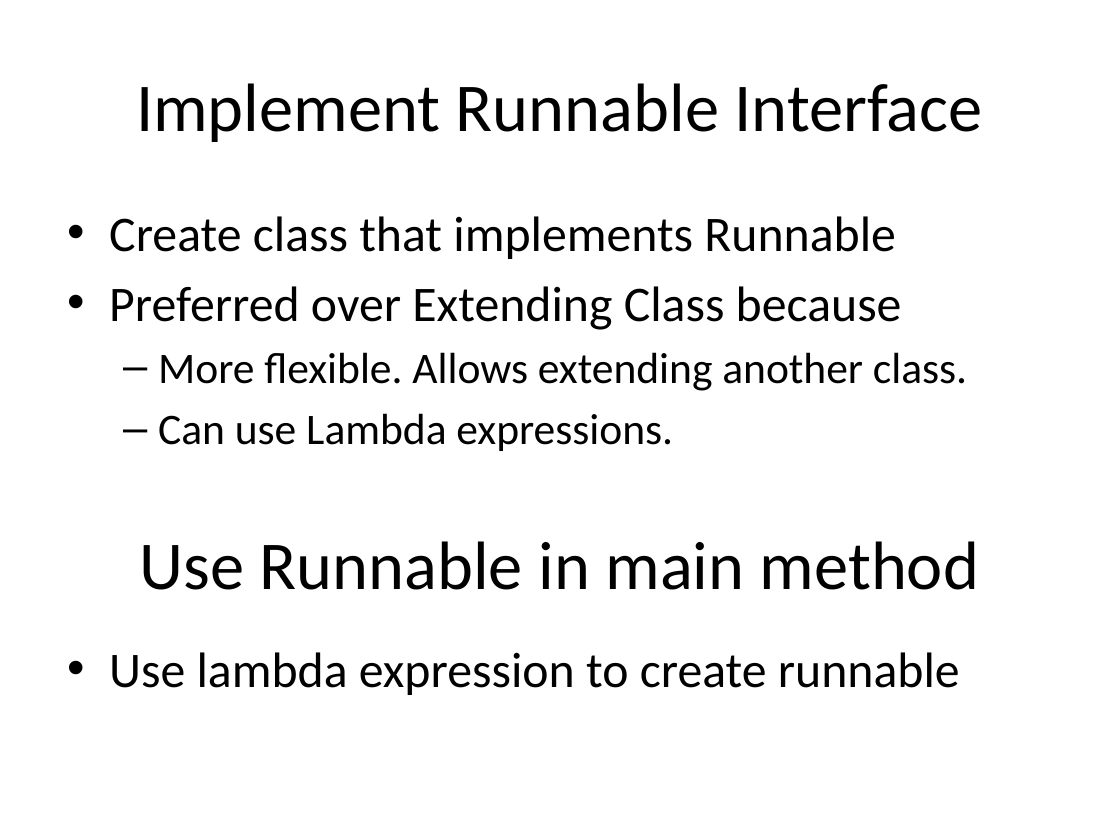
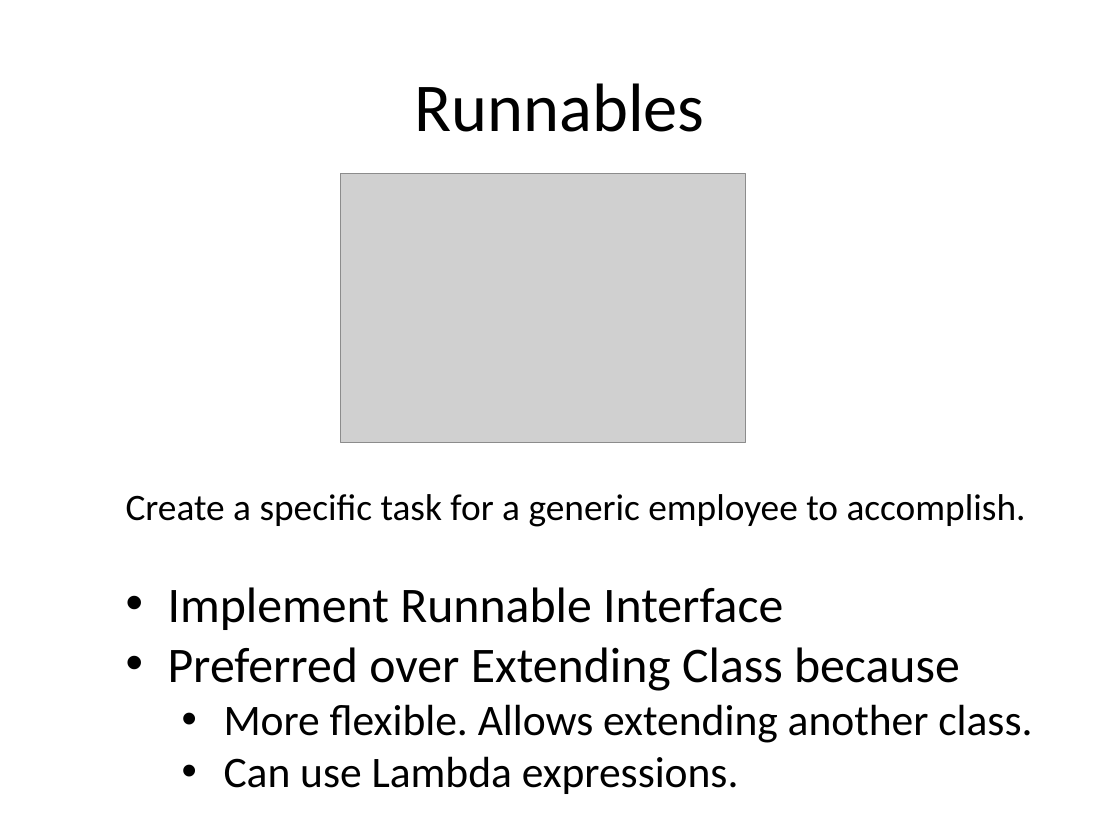
Before and after one commit to Moldenhauer-Rebecca/CIT360-Group2, a slide deck: slide 4 of ThreadsRunnablesExecutors.pptx (slide 5 before the commit). Drawn at 1120x840 pixels with LibreOffice and Linux fonts; fonts in the diff are those of the drawing; grey boxes stand for pictures. Boxes give left, top, right and bottom in pixels: in the first picture for what was removed or moved away, otherwise in the second. Text is boxed around its words. In the diff, an @@ line names an element or a change of style, - is before the commit and + after.

```diff
--- a/ThreadsRunnablesExecutors.pptx
+++ b/ThreadsRunnablesExecutors.pptx
@@ title at [415, 83, 705, 132]: text changed @@
-Implement Runnable Interface
+Runnables
@@ picture added at [340, 174, 745, 442] @@
@@ text removed at [109, 216, 967, 451] @@
-• Create class that implements Runnable
-• Preferred over Extending Class because
-  – More flexible. Allows extending another class.
-  – Can use Lambda expressions.
@@ text added at [126, 494, 1032, 794], 28 pt, text #000000 @@
+Create a specific task for a generic employee to accomplish.
+• Implement Runnable Interface
+• Preferred over Extending Class because
+  • More flexible. Allows extending another class.
+  • Can use Lambda expressions.
@@ text removed at [139, 541, 979, 590] @@
-Use Runnable in main method
@@ text removed at [109, 652, 960, 695] @@
-• Use lambda expression to create runnable
```
Also in this commit, not shown: 5 other slides changed, 3 slides added, 3 slides removed.
